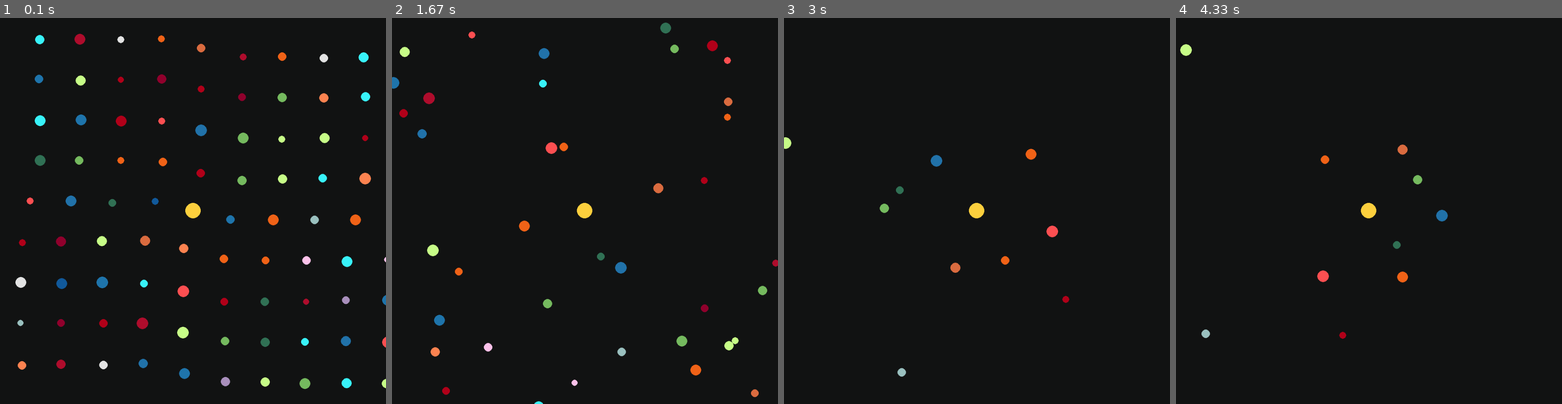
Above: before the commit, frames 1-4 (left to right).
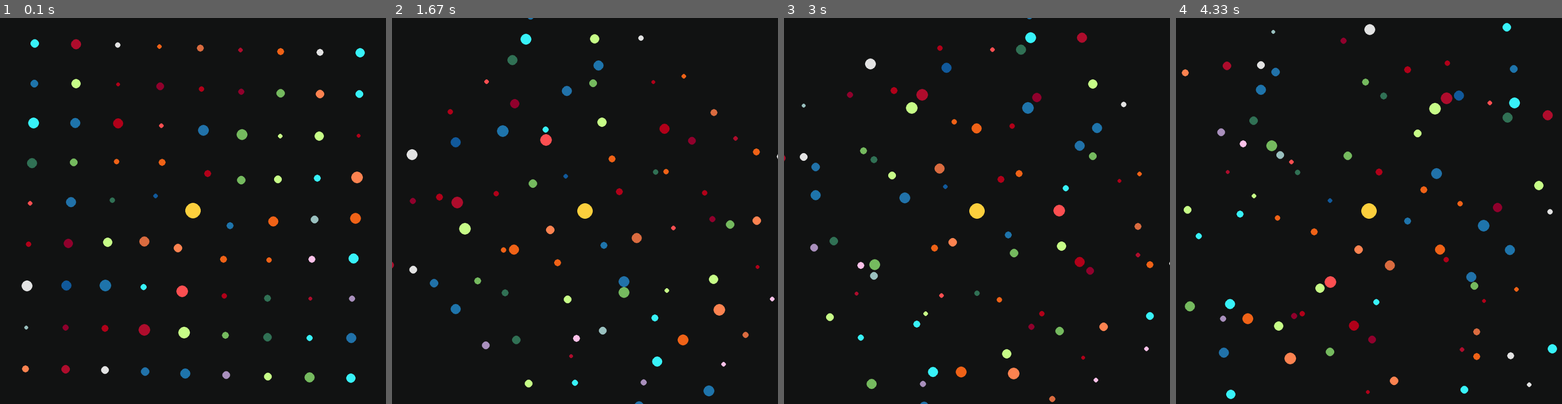
Above: after the commit, the same moments.

Repository: jmottster/newton
Game: pygame game, started from main.py
The game is run twice, just before and just after one commit, with the same random seed, the same clock (stepped at 60 frames per second) and the same inputs.
Inputs:
- Up to frame 1 (0.1 s): no input
- Up to frame 2 (1.67 s): no input
- Up to frame 3 (3 s): no input
- Up to frame 4 (4.33 s): no input

The runs differ from the first frame. In frame 1, 4.5% of the frame differs, in the area x 4-100%, y 4-97%; in frame 2, 4.3%; in frame 3, 3.2%; in frame 4, 3.5%.

Commit message:
Added icon, fixed startng orbital trajectories, added "perfect starting orbit" option

Diff:
--- a/globals.py
+++ b/globals.py
@@ -23,7 +23,7 @@
 SCALE_FACTOR = 500  # Number of pixles to equal 1 AU
 SCALE = SCALE_FACTOR / AU  # 1 AU = SCALE_FACTOR pixels
 FRAME_RATE = 60  # there are FRAME_RATE frames per second
-TIMESCALE = 3600 * 24  # elapsed time per frame, in seconds
+TIMESCALE = 3600 * 10  # elapsed time per frame, in seconds
 SCREEN_SIZE = 1000  # Height and width of screen (square is best for orbits)
 SCALED_SCREEN_SIZE = (SCREEN_SIZE / SCALE_FACTOR) * AU  # Real height and width in AU
 BACKGROUND_COLOR = (19, 21, 21)  # screen background color
@@ -32,13 +32,15 @@
 
 # Vars for creating blobs somewhat randomly
 NUM_BLOBS = 90
-MIN_RADIUS = 8
+MIN_RADIUS = 5
 MAX_RADIUS = 15
-MIN_VELOCITY = 25.783 * 550
-MAX_VELOCITY = 27.783 * 650
-MIN_MASS = 3.30 * 10**23 / 0.75  # currently set with 75% of mass of Mercury
+START_PERFECT_ORBIT = True  # If true all blobs will start
+# with a perfect orbital velocity
+MIN_VELOCITY = 25.783 * 500  # Only if START_PERFECT_ORBIT is False
+MAX_VELOCITY = 29.783 * 500  # Only if START_PERFECT_ORBIT is False
+MIN_MASS = 3.30 * 10**23 * 0.75  # currently set with 75% of mass of Mercury
 MAX_MASS = 5.9742 * 10**24  # currently set with mass of Earth
-CENTER_BLOB_MASS = 2.98892 * 10**29  # currently set with mass of the sun
+CENTER_BLOB_MASS = 1.98892 * 10**30  # currently set with mass of the sun
 CENTER_BLOB_RADIUS = 20
 CENTER_BLOB_COLOR = (255, 210, 63)
 CENTER_BLOB_NAME = "sun"
--- a/main.py
+++ b/main.py
@@ -6,8 +6,10 @@
 by Jason Mott, copyright 2024
 """
 
+import sys
 import pygame
 import random
+from os import path
 from massive_blob import MassiveBlob
 from globals import *
 
@@ -19,12 +21,26 @@
 __email__ = "github@jasonmott.com"
 __status__ = "In Progress"
 
+
+def resource_path(relative_path):
+    # Get absolute path to resource, works for dev and for PyInstaller
+    try:
+        # PyInstaller creates a temp folder and stores path in _MEIPASS
+        base_path = sys._MEIPASS
+    except Exception:
+        base_path = path.abspath(".")
+
+    return path.join(base_path, relative_path)
+
+
 blobs = []
 pygame.init()
 
-# Set up the drawing window, frame rate clock, and fonts
+# Set up the window, frame rate clock, and fonts
 screen = pygame.display.set_mode([SCREEN_SIZE, SCREEN_SIZE])
 pygame.display.set_caption("Newton's Laws")
+img = pygame.image.load(resource_path("newton_icon.png"))
+pygame.display.set_icon(img)
 clock = pygame.time.Clock()
 font = pygame.font.SysFont("comicsans", 16)
 
@@ -61,9 +77,6 @@
         radius = round((random.random() * (MAX_RADIUS - MIN_RADIUS)) + MIN_RADIUS)
         mass = (random.random() * (MAX_MASS - MIN_MASS)) + MIN_MASS
 
-        velocityx = random.random() * (MAX_VELOCITY - MIN_VELOCITY) + MIN_VELOCITY
-        velocityy = random.random() * (MAX_VELOCITY - MIN_VELOCITY) + MIN_VELOCITY
-
         # Get x and y coordinates for this blob
         # x and y take turns moving, each turn gives the other one more turn than
         # last time, which we need to do to spiral around in a square grid
@@ -88,16 +101,27 @@
             elif x < (SCALED_SCREEN_SIZE / 2):
                 y -= blob_partition
 
-        # If we're on the center verticle line, no y velocity
-        if x == (SCALED_SCREEN_SIZE / 2):
-            velocityy = 0
-
-        # If we're on the center horizontal line, no x velocity
-        if y == (SCALED_SCREEN_SIZE / 2):
-            velocityx = 0
-
-        ## To ensure a roughly circuler trajectory of blobs around the center,
-        ## to encourage orbiting . . .
+        dx = x - (SCALED_SCREEN_SIZE / 2)
+        dy = y - (SCALED_SCREEN_SIZE / 2)
+
+        velocity = 0
+        if START_PERFECT_ORBIT == True:
+            # get velocity for a perfect orbit around center blob
+            d = math.sqrt(dx**2 + dy**2)
+            velocity = math.sqrt(G * CENTER_BLOB_MASS / d)
+        else:
+            # Just use a random velocity
+            velocity = random.random() * (MAX_VELOCITY - MIN_VELOCITY) + MIN_VELOCITY
+
+        # Take our angle to the center and move it 90 degrees
+        # to set an orbital trajectory
+        rad = math.atan2(dy, dx)
+        rad = rad + (math.pi * 0.5)
+        # Set x and y velocities proportionate to orbital direction
+        velocityx = math.cos(rad) * velocity
+        velocityy = math.sin(rad) * velocity
+
+        ## Make sure all velocities are pointing is the right direction
 
         # Adjust y velocities according to where they are on the x axis
         if x > (SCALED_SCREEN_SIZE / 2) and velocityy < 0:
Binary file added: newton_icon.png
